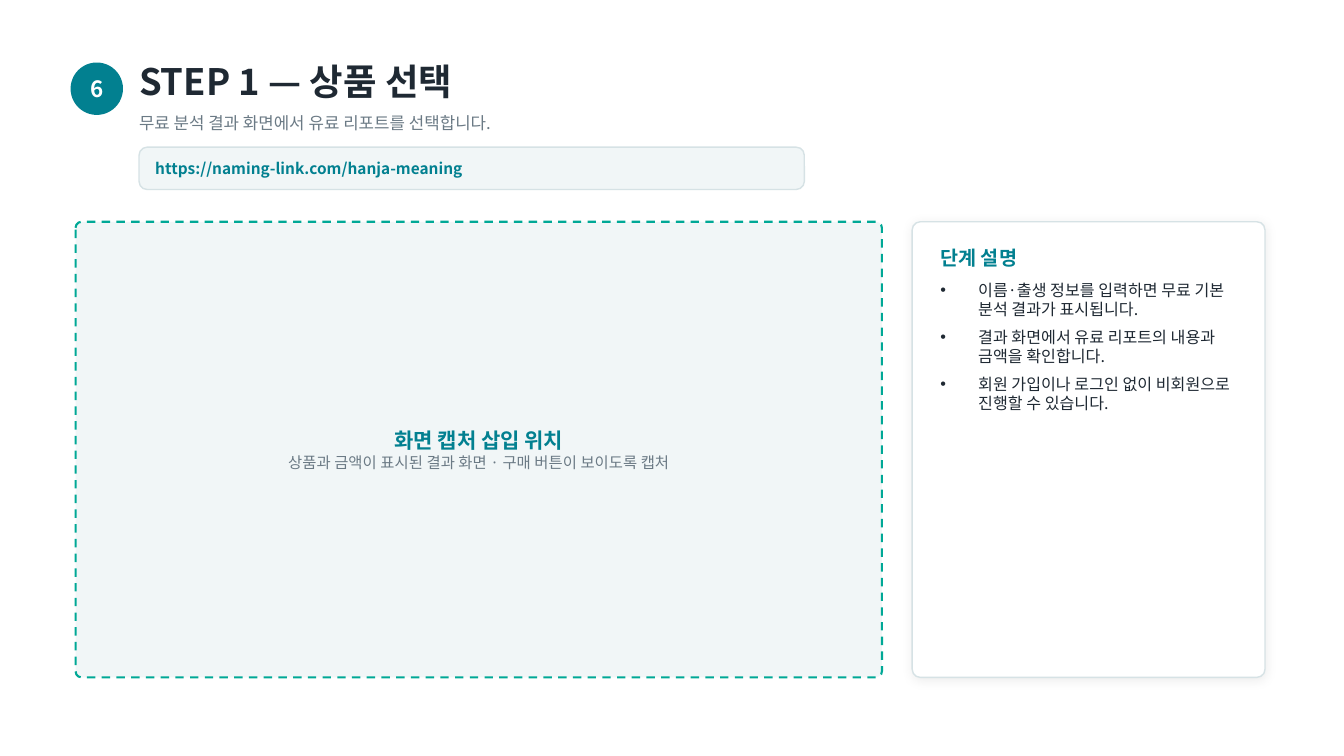
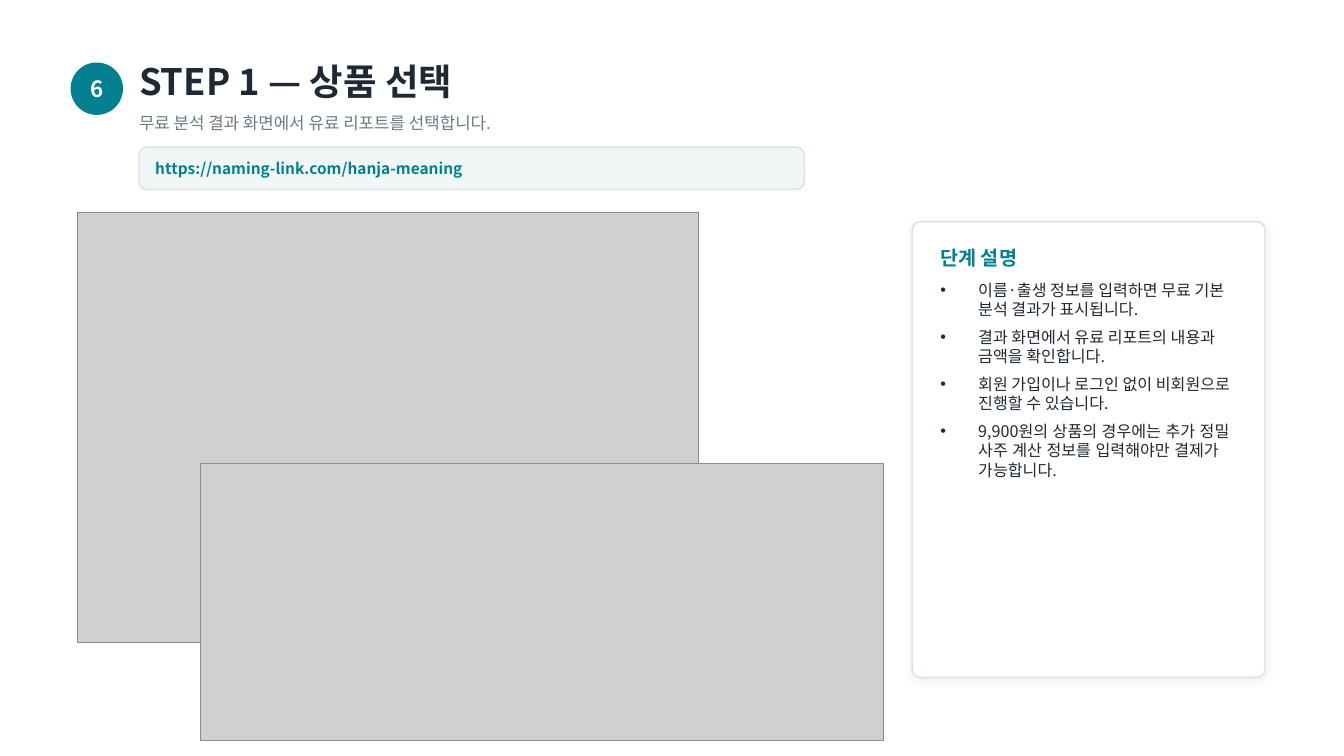
Before and after one commit to whitederrick/naminglink, a slide deck: slide 7 of docs/Naming-Link_결제경로.pptx. Drawn at 1344x756 pixels with LibreOffice and Linux fonts; fonts in the diff are those of the drawing; grey boxes stand for pictures. Boxes give left, top, right and bottom in pixels: in the first picture for what was removed or moved away, otherwise in the second. Text is boxed around its words. In the diff, an @@ line names an element or a change of style, - is before the commit and + after.

```diff
--- a/docs/Naming-Link_결제경로.pptx
+++ b/docs/Naming-Link_결제경로.pptx
@@ rounded rectangle removed at [76, 222, 882, 678] @@
@@ picture added at [78, 213, 699, 643] @@
@@ text at [978, 423, 1230, 478]: paragraph added @@
+• 9,900원의 상품의 경우에는 추가 정밀 사주 계산 정보를 입력해야만 결제가 가능합니다.
@@ picture added at [201, 464, 884, 740] @@
```
Also in this commit, not shown: 7 other slides changed.
